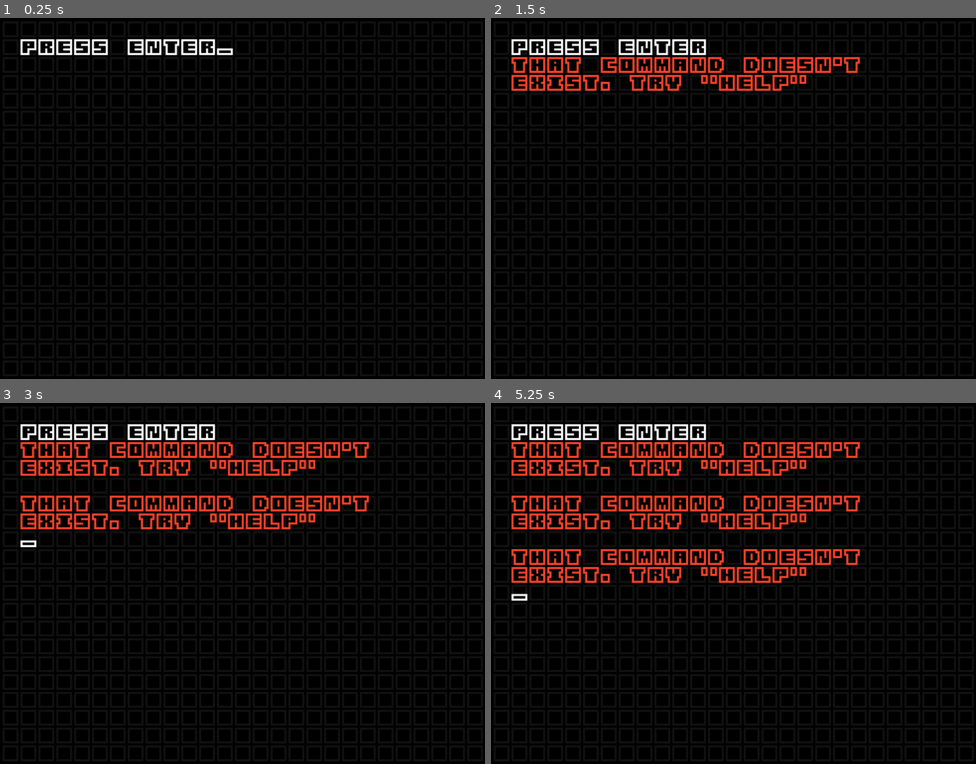
Above: before the commit, frames 1-4 (two rows, left to right).
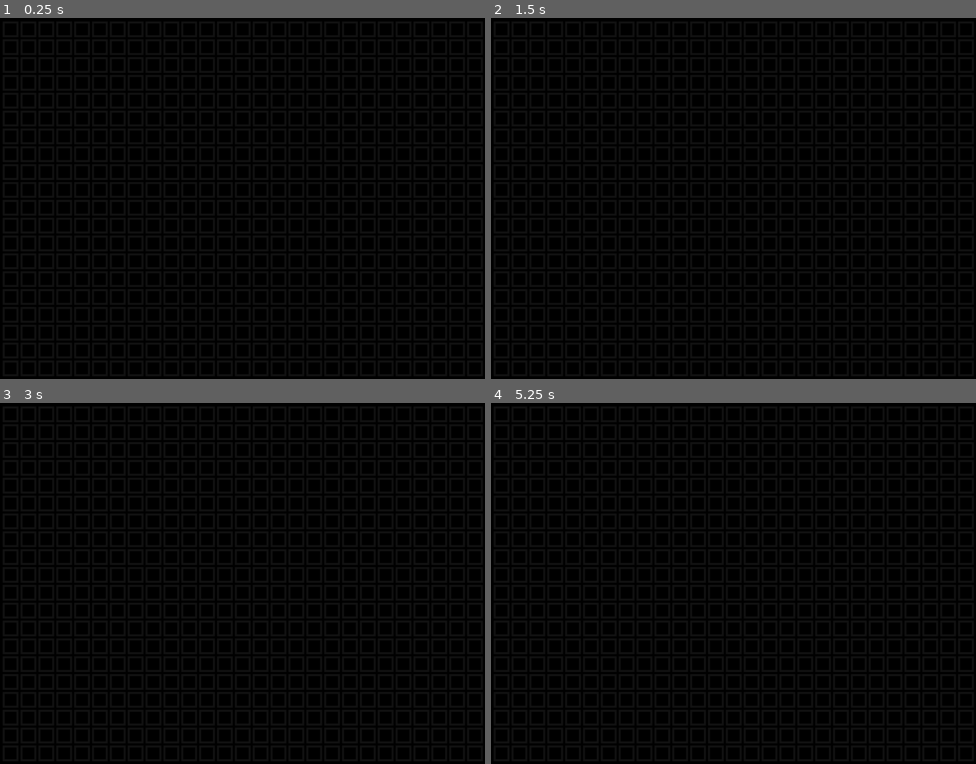
Above: after the commit, the same moments.

Repository: appellatebaton0/portfolio-66
Game: Godot game, scene res://Scenes/Main.tscn
Two runs of this game, one before a commit and one after it. Both use one fixed random seed, a clock stepped at 60 frames per second and the inputs below.
Inputs:
- Up to frame 1 (0.25 s): no input
- Up to frame 2 (1.5 s): tap Enter at 0.5 s
- Up to frame 3 (3 s): tap Space at 2 s; tap Enter at 2.75 s
- Up to frame 4 (5.25 s): tap Space at 4.25 s; tap Enter at 5 s

The runs differ from the first frame. In frame 1, 1.2% of the frame differs, in the area x 4-49%, y 5-11%; in frame 2, 4.4%; in frame 3, 7.8%; in frame 4, 11%, in the area x 4-77%, y 5-55%.

Commit message:
h?.2 - Terminal to Game
Spent way too long making a shader to diagonally scroll off the text, and transition from the terminal to the game. What game, you ask? Shh.

Diff:
--- a/Scenes/Main.tscn
+++ b/Scenes/Main.tscn
@@ -2,9 +2,77 @@
 
 [ext_resource type="Theme" uid="uid://di3vsjt4ml06e" path="res://Assets/MainTheme.tres" id="1_r150o"]
 [ext_resource type="Script" uid="uid://bachjwacobdky" path="res://Scripts/Terminal.gd" id="2_kln2b"]
+[ext_resource type="Shader" uid="uid://bxj8hdarkcxvy" path="res://Shaders/Diagonal.gdshader" id="2_rgh2o"]
+[ext_resource type="Script" uid="uid://8svrh0x8xwnb" path="res://Scripts/AnimationBus.gd" id="3_kln2b"]
 
 [sub_resource type="StyleBoxFlat" id="StyleBoxFlat_r150o"]
 bg_color = Color(0, 0, 0, 1)
+
+[sub_resource type="ShaderMaterial" id="ShaderMaterial_pbw6q"]
+shader = ExtResource("2_rgh2o")
+shader_parameter/threshold = 0.0
+shader_parameter/round_amnt = Vector2(27, 20)
+
+[sub_resource type="Animation" id="Animation_kln2b"]
+length = 0.001
+tracks/0/type = "value"
+tracks/0/imported = false
+tracks/0/enabled = true
+tracks/0/path = NodePath("Menu:material:shader_parameter/threshold")
+tracks/0/interp = 1
+tracks/0/loop_wrap = true
+tracks/0/keys = {
+"times": PackedFloat32Array(0),
+"transitions": PackedFloat32Array(1),
+"update": 0,
+"values": [1.0]
+}
+tracks/1/type = "value"
+tracks/1/imported = false
+tracks/1/enabled = true
+tracks/1/path = NodePath("Game:material:shader_parameter/threshold")
+tracks/1/interp = 1
+tracks/1/loop_wrap = true
+tracks/1/keys = {
+"times": PackedFloat32Array(0),
+"transitions": PackedFloat32Array(1),
+"update": 0,
+"values": [0.0]
+}
+
+[sub_resource type="Animation" id="Animation_rgh2o"]
+resource_name = "Start"
+length = 2.0
+tracks/0/type = "value"
+tracks/0/imported = false
+tracks/0/enabled = true
+tracks/0/path = NodePath("Menu:material:shader_parameter/threshold")
+tracks/0/interp = 1
+tracks/0/loop_wrap = true
+tracks/0/keys = {
+"times": PackedFloat32Array(0, 1),
+"transitions": PackedFloat32Array(1, 1),
+"update": 0,
+"values": [1.0, 0.0]
+}
+tracks/1/type = "value"
+tracks/1/imported = false
+tracks/1/enabled = true
+tracks/1/path = NodePath("Game:material:shader_parameter/threshold")
+tracks/1/interp = 1
+tracks/1/loop_wrap = true
+tracks/1/keys = {
+"times": PackedFloat32Array(1, 2),
+"transitions": PackedFloat32Array(1, 1),
+"update": 0,
+"values": [0.0, 1.0]
+}
+
+[sub_resource type="AnimationLibrary" id="AnimationLibrary_pbw6q"]
+_data = {
+&"RESET": SubResource("Animation_kln2b"),
+&"Start": SubResource("Animation_rgh2o")
+}
 
 [node name="Main" type="Node" unique_id=59777334]
 
@@ -59,7 +127,7 @@
 |||||||||||||||||||||||||||"
 
 [node name="Game" type="Control" parent="CanvasLayer/Control" unique_id=1308099658]
-visible = false
+material = SubResource("ShaderMaterial_pbw6q")
 layout_mode = 1
 anchors_preset = 15
 anchor_right = 1.0
@@ -68,6 +136,7 @@
 grow_vertical = 2
 
 [node name="Label" type="RichTextLabel" parent="CanvasLayer/Control/Game" unique_id=796943006]
+use_parent_material = true
 layout_mode = 0
 offset_left = 14.0
 offset_top = 183.0
@@ -81,8 +150,10 @@
 <[color=#00000000]||||||||||[/color]>
 \\----------/"
 fit_content = true
+visible_characters = 64
 
 [node name="Hand" type="RichTextLabel" parent="CanvasLayer/Control/Game/Label" unique_id=1488998315]
+use_parent_material = true
 layout_mode = 0
 offset_left = 26.0
 offset_top = 26.0
@@ -91,8 +162,10 @@
 bbcode_enabled = true
 text = "1234567890123456"
 fit_content = true
+visible_characters = 16
 
 [node name="Stats" type="RichTextLabel" parent="CanvasLayer/Control/Game" unique_id=1984262044]
+use_parent_material = true
 layout_mode = 0
 offset_left = 183.0
 offset_top = 183.0
@@ -107,8 +180,10 @@
 X----------X"
 fit_content = true
 horizontal_alignment = 3
+visible_characters = 37
 
 [node name="RichTextLabel" type="RichTextLabel" parent="CanvasLayer/Control/Game/Stats" unique_id=1938155772]
+use_parent_material = true
 layout_mode = 0
 offset_left = 26.0
 offset_top = 13.0
@@ -119,8 +194,11 @@
 DISC:
 "
 fit_content = true
+visible_characters = 14
+visible_ratio = 0.875
 
 [node name="VBoxContainer" type="VBoxContainer" parent="CanvasLayer/Control/Game/Stats" unique_id=1163530763]
+use_parent_material = true
 layout_mode = 0
 offset_left = 91.0
 offset_top = 13.0
@@ -129,18 +207,25 @@
 theme_override_constants/separation = -4
 
 [node name="HP" type="Label" parent="CanvasLayer/Control/Game/Stats/VBoxContainer" unique_id=1540622527]
+use_parent_material = true
 layout_mode = 2
 text = "000"
+visible_characters = 3
 
 [node name="Draw" type="Label" parent="CanvasLayer/Control/Game/Stats/VBoxContainer" unique_id=1306925801]
+use_parent_material = true
 layout_mode = 2
 text = "000"
+visible_characters = 3
 
 [node name="Discard" type="Label" parent="CanvasLayer/Control/Game/Stats/VBoxContainer" unique_id=1423412272]
+use_parent_material = true
 layout_mode = 2
 text = "000"
+visible_characters = 3
 
 [node name="MainScreen" type="RichTextLabel" parent="CanvasLayer/Control/Game" unique_id=447798131]
+use_parent_material = true
 layout_mode = 0
 offset_left = 14.0
 offset_top = 14.0
@@ -160,8 +245,10 @@
 [ ]
 X-----------------X"
 horizontal_alignment = 3
+visible_characters = 79
 
 [node name="RunStats" type="RichTextLabel" parent="CanvasLayer/Control/Game" unique_id=326261919]
+use_parent_material = true
 layout_mode = 0
 offset_left = 274.0
 offset_top = 14.0
@@ -182,6 +269,7 @@
 X---X"
 
 [node name="Label" type="Label" parent="CanvasLayer/Control/Game/RunStats" unique_id=1519447267]
+use_parent_material = true
 layout_mode = 0
 offset_top = 26.0
 offset_right = 40.0
@@ -190,6 +278,7 @@
 ESC"
 
 [node name="Label2" type="Label" parent="CanvasLayer/Control/Game/RunStats" unique_id=1736524125]
+use_parent_material = true
 layout_mode = 0
 offset_top = 65.0
 offset_right = 52.0
@@ -199,20 +288,26 @@
 
 SCORE
 "
+visible_characters = 13
+visible_ratio = 0.9285714
 
 [node name="Depth" type="Label" parent="CanvasLayer/Control/Game/RunStats" unique_id=3276814]
+use_parent_material = true
 layout_mode = 0
 offset_top = 78.0
 offset_right = 65.0
 offset_bottom = 95.0
 text = "00000"
+visible_characters = 5
 
 [node name="Score" type="Label" parent="CanvasLayer/Control/Game/RunStats" unique_id=418993049]
+use_parent_material = true
 layout_mode = 0
 offset_top = 117.0
 offset_right = 65.0
 offset_bottom = 134.0
 text = "00000"
+visible_characters = 5
 
 [node name="Menu" type="Control" parent="CanvasLayer/Control" unique_id=829336518]
 layout_mode = 1
@@ -238,5 +333,8 @@
 size_flags_vertical = 3
 theme_override_constants/separation = -4
 script = ExtResource("2_kln2b")
+visible_characters = 0
 
 [node name="AnimationPlayer" type="AnimationPlayer" parent="CanvasLayer/Control" unique_id=257596083]
+libraries/ = SubResource("AnimationLibrary_pbw6q")
+script = ExtResource("3_kln2b")
--- /dev/null
+++ b/Scripts/AnimationBus.gd
@@ -0,0 +1,9 @@
+class_name AnimationBus extends AnimationPlayer
+## Manages all animations for the game.
+
+func _ready() -> void:
+	Global.request_animation.connect(_on_requested_animation)
+
+func _on_requested_animation(anim_name:String) -> void:
+	if not is_playing() and has_animation(anim_name):
+		play(anim_name)
--- a/Scripts/Global.gd
+++ b/Scripts/Global.gd
@@ -1,7 +1,14 @@
 extends Node
 
-signal key_pressed(name:String, echo:bool, power:bool)
-signal key_released(name:String, echo:bool, power:bool)
+# Request an animation from any AnimationBuses.
+@warning_ignore("unused_signal")
+signal request_animation(anim_name:String)
+
+## -- INPUT -- ##
+
+# Emitted when a key is pressed / released.
+signal key_pressed(key_name:String, echo:bool, power:bool)
+signal key_released(key_name:String, echo:bool, power:bool)
 
 ## Keys to be parsed seperately from the other keys.
 var power_keys := [
--- a/Scripts/Terminal.gd
+++ b/Scripts/Terminal.gd
@@ -4,6 +4,8 @@
 @export var focused := true
 var current_label:RichTextLabel
 var current_real_text := ""
+
+@export var visible_characters := -1
 
 @export var blink_speed := 1.0
 var timer := 0.0
@@ -14,12 +16,13 @@
 func _ready() -> void:
 	Global.key_pressed.connect(_on_key_pressed)
 	on_enter()
+	print(current_label)
 	current_real_text = "PRESS ENTER"
+	print(current_real_text)
 
 	var parent = get_parent()
 	if parent is ScrollContainer:
 		scroll = parent
-
 
 func _process(delta: float) -> void:
 	current_label.text = current_real_text.replace(" ", "[color=#00000000]|[/color]")
@@ -32,6 +35,10 @@
 
 	if scroll:
 		scroll.scroll_vertical += 100
+
+	for child in get_children():
+		if child is RichTextLabel:
+			child.visible_characters = visible_characters
 
 func _on_key_pressed(key_name:String, _echo:bool, power:bool): if focused:
 
@@ -55,6 +62,7 @@
 		current_label.text = current_real_text.replace(" ", "[color=#00000000]|[/color]")
 
 		if len(current_real_text) == 0:
+			print("freed D:")
 			current_label.queue_free()
 		else:
 			parse_command(current_real_text)
@@ -64,6 +72,7 @@
 	current_label.fit_content = true
 
 	current_label.custom_minimum_size.y = 17
+	#current_label.use_parent_material = true
 
 	current_real_text = ""
 
@@ -71,9 +80,9 @@
 
 func parse_command(command:String):
 
+	## Allow semicolon seperated commands, like clear;help to do both.
 	if command.contains(";"):
 		for subcommand in command.split(";"):
-			print(subcommand)
 			parse_command(subcommand)
 		return
 
@@ -81,6 +90,8 @@
 		"": return
 		"CLEAR":
 			for child in get_children(): child.queue_free()
+		"START":
+			Global.request_animation.emit("Start")
 		"QUIT":
 			get_tree().quit()
 		"HELP":
@@ -107,6 +118,7 @@
 	new.fit_content = true
 
 	new.custom_minimum_size.y = 17
+	#new.use_parent_material = true
 
 	new.text = string
 	new.text = new.text.replace(" ", "[color=#00000000]|[/color]")
--- /dev/null
+++ b/Shaders/Diagonal.gdshader
@@ -0,0 +1,21 @@
+shader_type canvas_item;
+
+uniform float threshold = 0.5;
+uniform vec2 round_amnt = vec2(27., 20.);
+
+void vertex() {
+	// Called for every vertex the material is visible on.
+}
+
+void fragment() {
+
+	if (floor(SCREEN_UV.x * round_amnt.x) / round_amnt.x + floor(SCREEN_UV.y * round_amnt.y) / round_amnt.y > 2. * threshold){
+		COLOR.a = 0.0;
+	}
+	// Called for every pixel the material is visible on.
+}
+
+//void light() {
+//	// Called for every pixel for every light affecting the CanvasItem.
+//	// Uncomment to replace the default light processing function with this one.
+//}
Not shown, added: Scripts/AnimationBus.gd.uid
Not shown, added: Shaders/Diagonal.gdshader.uid
